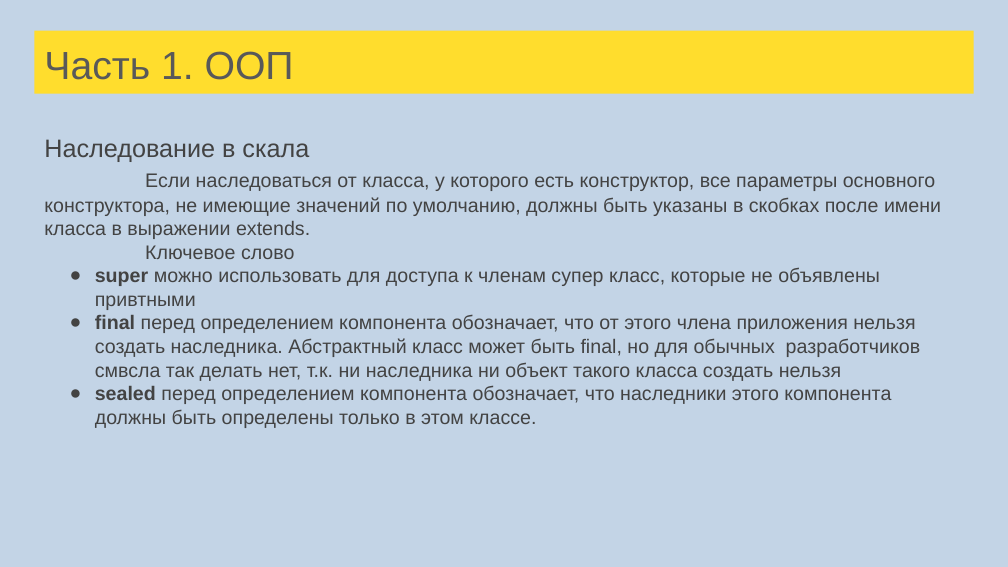
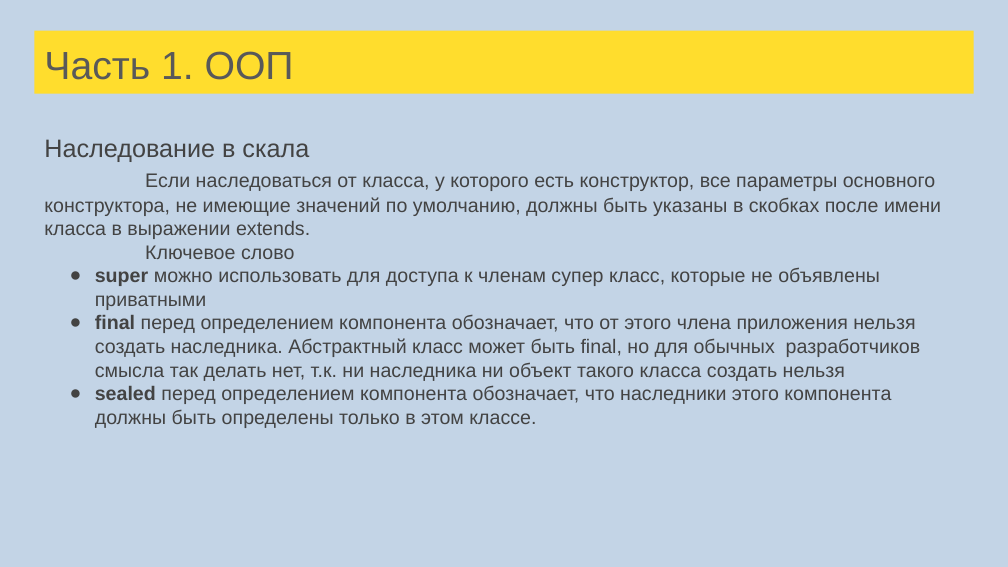
Before and after one commit to tralfamadore/ScalaLectures, a slide deck: slide 103 of src/main/resources/Лекции Scala для FinTech.pptx. Drawn at 1008x567 pixels with LibreOffice and Linux fonts; fonts in the diff are those of the drawing. Boxes give left, top, right and bottom in pixels: in the first picture for what was removed or moved away, otherwise in the second. Text is boxed around its words. In the diff, an @@ line names an element or a change of style, - is before the commit and + after.

```diff
--- a/src/main/resources/Лекции Scala для FinTech.pptx
+++ b/src/main/resources/Лекции Scala для FinTech.pptx
@@ text at (x1=95, y1=267, x2=921, y2=381): text changed @@
-● super можно использовать для доступа к членам супер класс, которые не объявлены привтными
-● final перед определением компонента обозначает, что от этого члена приложения нельзя создать наследника. Абстрактный класс может быть final, но для обычных разработчиков смвсла так делать нет, т.к. ни наследника ни объект такого класса создать нельзя
+● super можно использовать для доступа к членам супер класс, которые не объявлены приватными
+● final перед определением компонента обозначает, что от этого члена приложения нельзя создать наследника. Абстрактный класс может быть final, но для обычных разработчиков смысла так делать нет, т.к. ни наследника ни объект такого класса создать нельзя
```
Also in this commit, not shown: 16 other slides changed, 23 slides added, 1 slide removed, 4 other files.
